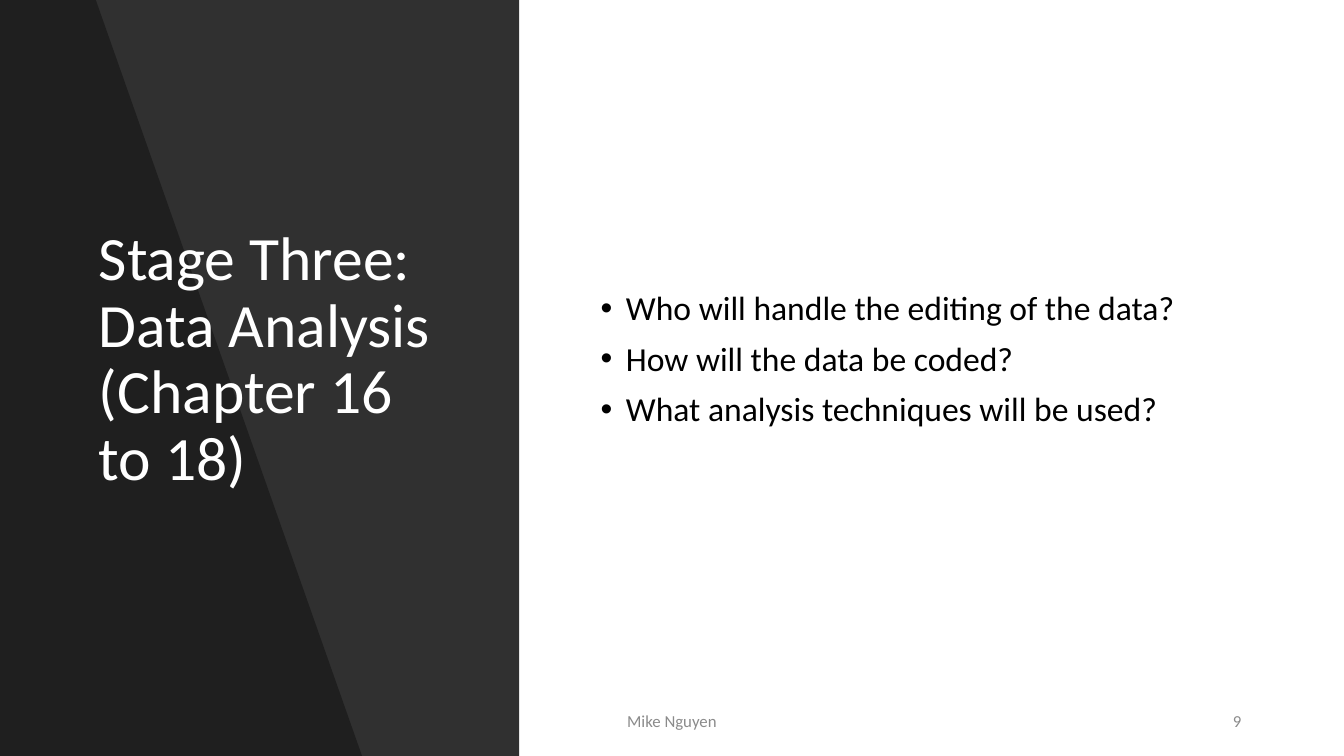
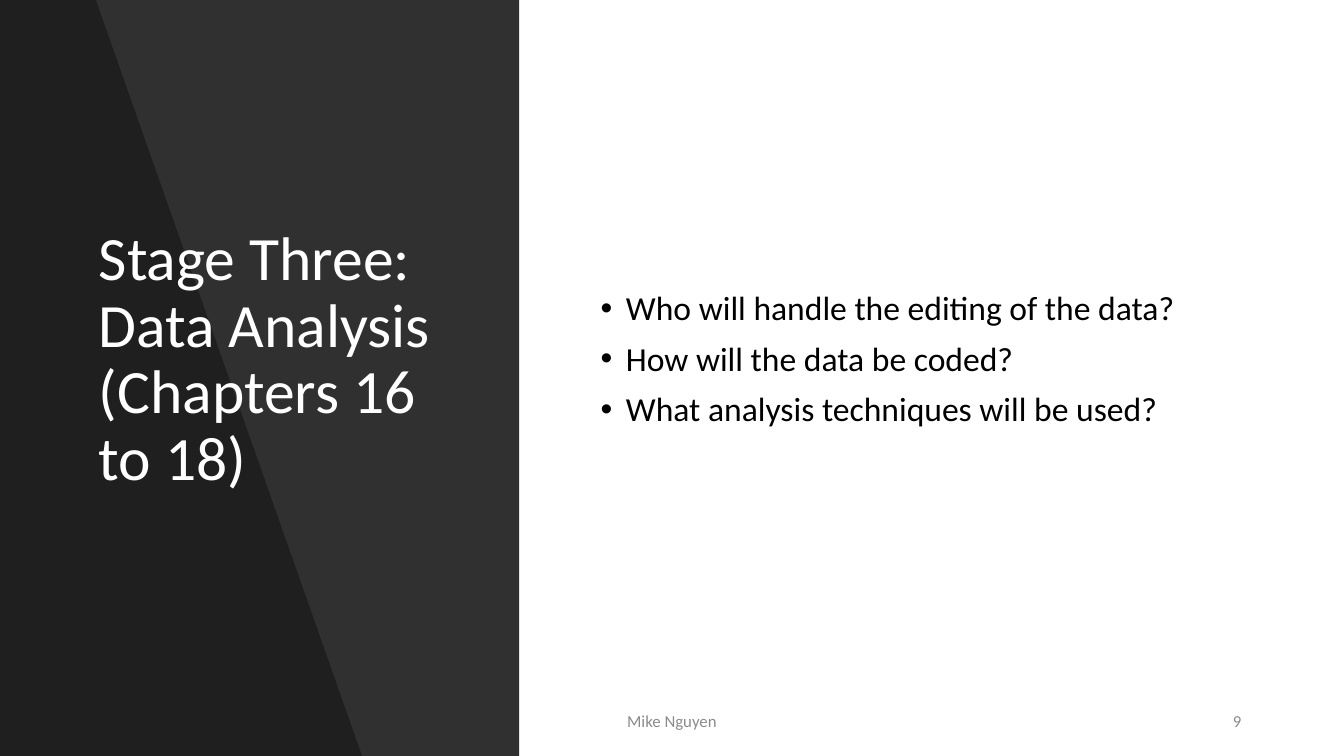
Before and after one commit to mikenguyen13/mar4050, a slide deck: slide 9 of lectures/1/Unit2_Marketing Research Process.pptx. Drawn at 1344x756 pixels with LibreOffice and Linux fonts; fonts in the diff are those of the drawing. Boxes give left, top, right and bottom in pixels: in the first picture for what was removed or moved away, otherwise in the second. Text is boxed around its words. In the diff, an @@ line names an element or a change of style, - is before the commit and + after.

```diff
--- a/lectures/1/Unit2_Marketing Research Process.pptx
+++ b/lectures/1/Unit2_Marketing Research Process.pptx
@@ title at (x1=99, y1=237, x2=430, y2=488): text changed @@
-Stage Three: Data Analysis (Chapter 16 to 18)
+Stage Three: Data Analysis (Chapters 16 to 18)
```
Also in this commit, not shown: 8 other slides changed, 2 slides removed, 9 other files.
